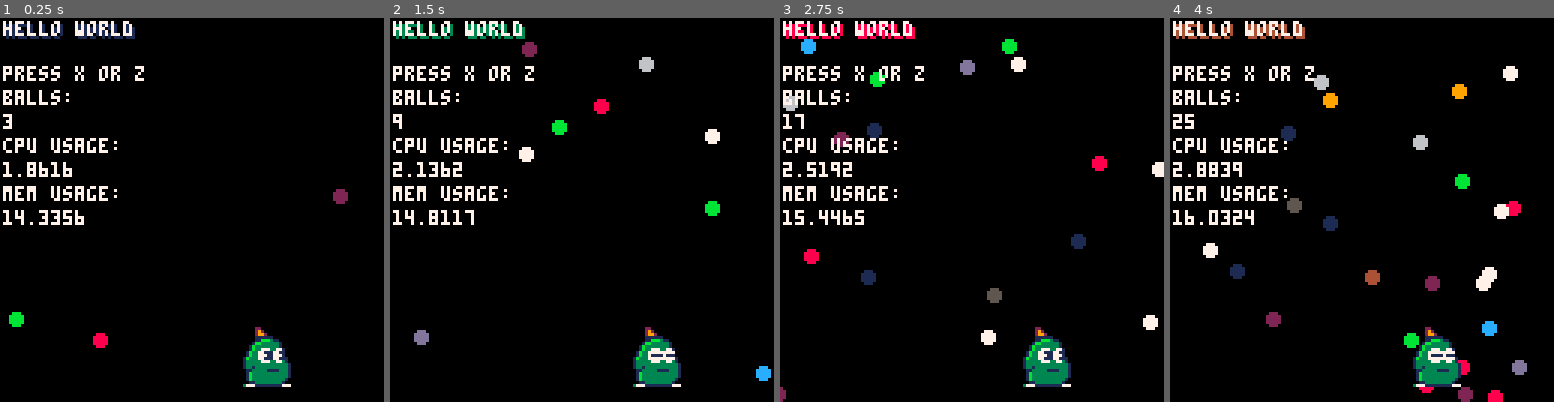
Above: before the commit, frames 1-4 (left to right).
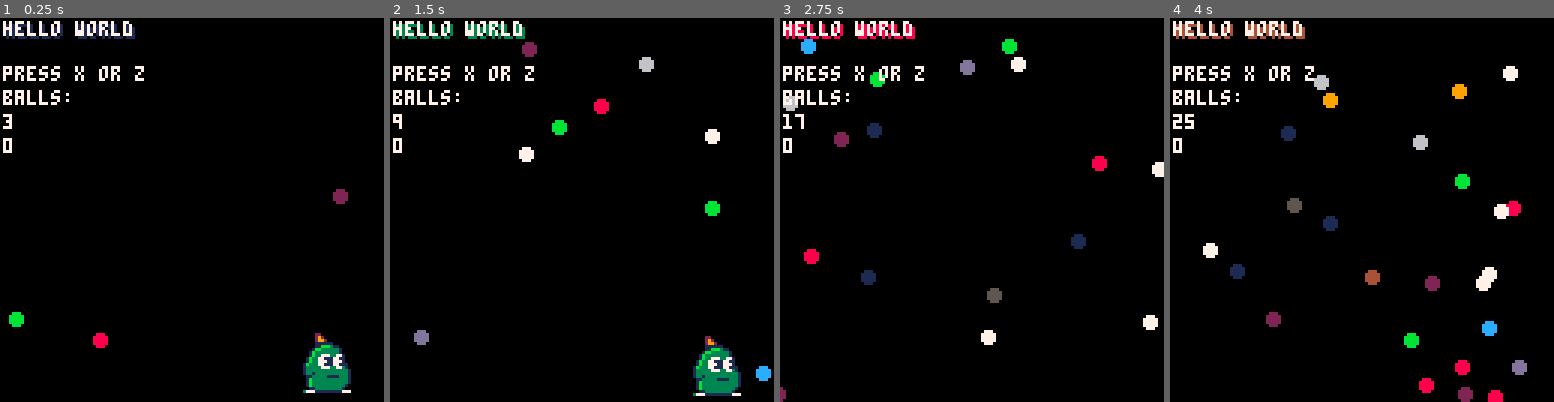
Above: after the commit, the same moments.

Repository: zach2good/PICO-8
Game: PICO-8 cartridge hello.p8
Same seed, same stepped clock (60 frames per second), same inputs: the game is played once before the commit and once after it.
Inputs:
- Up to frame 1 (0.25 s): no input
- Up to frame 2 (1.5 s): tap X (X key) at 0.33, 1.07 s; tap O (Z key) at 0.7 s
- Up to frame 3 (2.75 s): hold Right 1.6-2.1 s; tap O (Z key) at 1.7, 2.1, 2.5 s; tap X (X key) at 1.85 s; hold Up 2.15-2.42 s; hold Right from 2.47 s (still down)
- Up to frame 4 (4 s): tap O (Z key) at 2.9, 3.3, 3.7 s; tap X (X key) at 2.97 s; release Right at 3.03 s; hold Left 3.08-3.58 s; hold Down 3.63-3.97 s

The runs differ from the first frame. In frame 1, 4.5% of the frame differs, in the area x 0-92%, y 31-98%; in frame 2, 4.5%; in frame 3, 3.1%; in frame 4, 3.1%.

Commit message:
Added actor and controls

Diff:
--- a/hello.p8
+++ b/hello.p8
@@ -8,6 +8,8 @@
 -- members
 --------------------
 screen = {x=0, y=0, w=127, h=127}
+screen_bounds = {x=20, y=20, w=107, h=107}
+
 colors_val = {0, 3, 11, 7}
 colors = {black = 0, dgreen = 3, lgreen = 11, white = 7}
 
@@ -15,12 +17,18 @@
 
 sprite_1 = {frame = 0, x_size = 3, y_size = 3}
 sprite_2 = {frame = 3, x_size = 3, y_size = 3}
-
-actor = {sprites = {sprite_1, sprite_2}}
+sprite_3 = {frame = 5, x_size = 3, y_size = 3}
+
+actor = {sprites = {sprite_1, sprite_2}, x = 100, y = 100, vx = 0, vy = 0, state = 0, idle = 0}
 
 sound = {bounce=0}
 
+cam = {x = 0, y = 0}
+
+
+
 start_time = time()
+last_input = time()
 
 t = 0
 
@@ -38,17 +46,81 @@
 function _update()
 
  t += 1
-
+ 	-- add balls
 	if btn(4) or btn(5) then
 		addball()
- end
-
+	end
+
+	-- gravity
+	actor.vy += 0.4;
+
+	-- check idle
+	actor.idle = 0
+	if time_since_input() > 2 then
+		actor.idle = 1
+	end
+
+	if actor.state == 0 then -- normal
+		-- add velocity
+		if btn(0) then
+			actor.vx += -1;
+			last_input = time()
+		end
+
+		if btn(1) then
+			actor.vx += 1;
+			last_input = time()
+		end
+
+		if btn(3) then
+			last_input = time()
+
+		end
+
+		if btn(2) and actor.state == 0 then
+			actor.vy -= 8
+			actor.state = 1
+			last_input = time()
+		end
+
+	elseif actor.state == 1 then -- jumping
+
+	elseif actor.state == 2 then -- crouching
+
+	end
+
+	-- clamp velocity
+	clamp(actor.vx, -3, 3)
+	clamp(actor.vy, -3, 3)
+
+	-- bounds + grounding
+	if (actor.y + 24) > 127 then
+		actor.y = 127 - 24
+		actor.state = 0
+	end
+
+	actor.x += actor.vx;
+	actor.y += actor.vy;
+	-- add and degrade velocity
+	actor.vx *= 0.9
+	actor.vy *= 0.9
+
+	-- facing direction
+	if actor.vx < 0 then
+		sprite_1.flip = 1
+		sprite_2.flip = 1
+	else
+		sprite_1.flip = 0
+		sprite_2.flip = 0
+  end
+
+  -- update balls
   for i = 1, count(balls) do
     move_ball(balls[i])
     collide(balls[i])
   end
-
-end
+end
+
 
 function _draw()
 	-- clear
@@ -69,20 +141,32 @@
 	print("balls:", 1, 3 * 8, colors.white)
 	print(count(balls), 1, 4 * 8, colors.white)
 
-	print("cpu usage:", 1, 5 * 8, colors.white)
-	print(stat(1) * 100, 1, 6 * 8, colors.white)
-
-	print("mem usage:", 1, 7 * 8, colors.white)
-	print((stat(0)/256) * 100, 1, 8 * 8, colors.white)
+	--print("cpu usage:", 1, 5 * 8, colors.white)
+	--print(stat(1) * 100, 1, 6 * 8, colors.white)
+
+	--print("mem usage:", 1, 7 * 8, colors.white)
+	--print((stat(0)/256) * 100, 1, 8 * 8, colors.white)
+
+	print(actor.idle, 1, 5 * 8, colors.white)
 
   print("", 1, 9 * 8, colors.white) --hacky to get info to print nicely
   info()
 
+	do_flip = false
+	if sprite_1.flip == 1 then
+		do_flip = true
+	end
 	-- mr gimmick blinking
-	if t < 40 then
-	spr(0, 40 + 40, screen.h - 24, 3, 3)
+	if actor.idle == 1 then
+		if t < 40 then
+		spr(0, actor.x, actor.y, 3, 3, do_flip, false)
+		else
+		spr(3, actor.x, actor.y, 3, 3, do_flip, false)
+		end
+	elseif actor.state == 1 then
+		spr(6, actor.x, actor.y, 3, 3, do_flip, false)
 	else
-	spr(3, 40 + 40, screen.h - 24, 3, 3)
+	spr(0, actor.x, actor.y, 3, 3, do_flip, false)
 	end
 
 	-- reset ticks
@@ -95,6 +179,10 @@
 --------------------
 -- game funcs
 --------------------
+function time_since_input()
+ return time() - last_input
+end
+
 function addball()
 add(
     balls,
Not shown, changed: 21 lines of the sprite sheet (__gfx__) section of hello.p8
